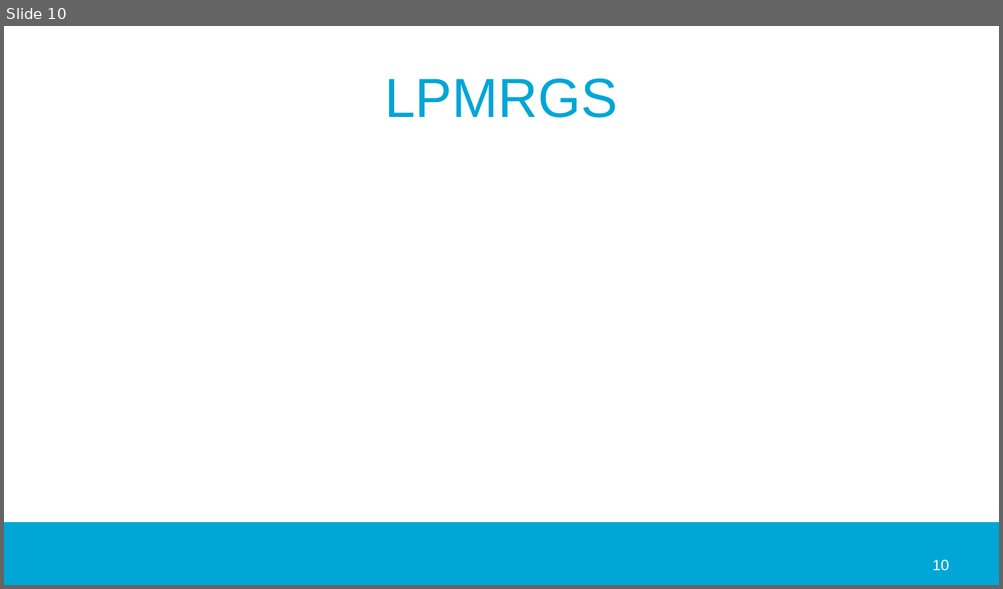
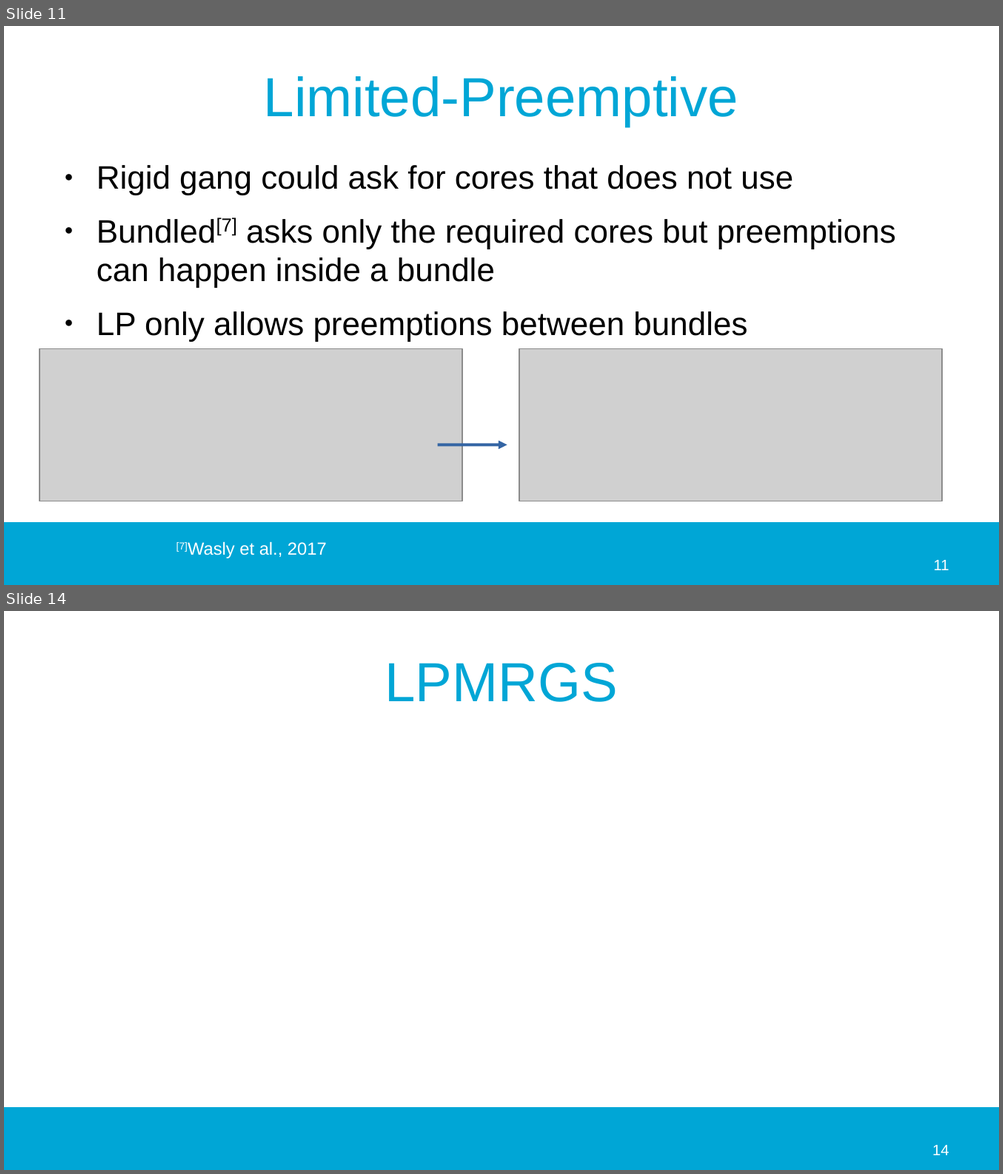
Before and after one commit to jmigual/APATeoria, a slide deck: Notes/TFM_presentations/2020_02_24/2020_02_24.odp. Shown one above the other, each under a label of ours: slide 10 before the commit, slides 11 and 14 after it; the slides between them are not shown. The pictures are 1003x589 and 1003x1174 pixels, drawn with LibreOffice and Linux fonts; fonts in the diff are those of the drawing; grey boxes stand for pictures; background and template pictures are left out. Boxes give left, top, right and bottom in pixels: in the first picture for what was removed or moved away, otherwise in the second. Text is boxed around its words. In the diff, an @@ line names an element or a change of style, - is before the commit and + after.

Commit message:
Added new figures and more info for the presentation

```diff
--- a/Notes/TFM_presentations/2020_02_24/2020_02_24.odp
+++ b/Notes/TFM_presentations/2020_02_24/2020_02_24.odp
@@ slide 11 added at (x1=4, y1=26, x2=999, y2=585), background #FFFFFF; not listed: 1 template element that a slide beside it also shows @@
@@ title added at (x1=264, y1=76, x2=738, y2=127), 44 pt, text #00A6D6 @@
+Limited-Preemptive
@@ text added at (x1=96, y1=165, x2=896, y2=341), 26 pt, text #000000 @@
+● Rigid gang could ask for cores that does not use
+● Bundled[7] asks only the required cores but preemptions can happen inside a bundle
+● LP only allows preemptions between bundles
@@ picture added at (x1=40, y1=349, x2=463, y2=502) @@
@@ picture added at (x1=519, y1=349, x2=942, y2=502) @@
@@ arrow added from (437, 446) to (506, 446), #3465A4 2.3 pt @@
@@ text added at (x1=176, y1=542, x2=327, y2=559), 14 pt, text #FFFFFF @@
+[7]Wasly et al., 2017
@@ page number added at (x1=933, y1=560, x2=949, y2=571), 12 pt, text #FFFFFF @@
+11
@@ what was slide 10 is now slide 14 @@
@@ page number at (x1=932, y1=1145, x2=949, y2=1156): text changed @@
-10
+14
```
Also in this commit, not shown: 7 slides changed, 5 other slides added, 2 slides removed, 17 other files.
